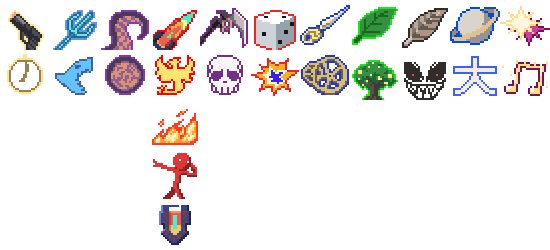
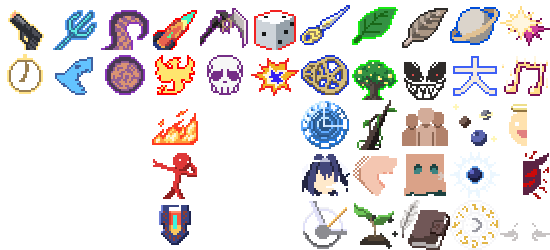
Layered file, before and after one edit (550 × 250). Changes by layer:
added group "Kronii" with 5 layers above "Fauna" over (301, 101, 350, 249)
added layer "-e-kronii-skill-1" in group "Kronii" over (301, 101, 349, 149)
added layer "-e-kronii-skill-2" in group "Kronii" over (302, 154, 350, 196)
added layer "-e-kronii-skill-3" in group "Kronii" over (303, 201, 347, 249)
added group "Fauna" with 5 layers above "Mumei" over (353, 100, 398, 249)
added layer "-e-fauna-skill-1" in group "Fauna" over (357, 100, 397, 150)
added layer "-e-fauna-skill-2" in group "Fauna" over (353, 156, 397, 196)
added layer "-e-fauna-skill-3" in group "Fauna" over (354, 203, 398, 249)
added group "Mumei" with 5 layers above "Sana" over (400, 108, 450, 250)
added layer "-e-mumei-skill-1" in group "Mumei" over (402, 108, 448, 146)
added layer "-e-mumei-skill-2" in group "Mumei" over (404, 154, 446, 196)
added layer "-e-mumei-skill-3" in group "Mumei" over (400, 200, 450, 250)
added group "Sana" with 5 layers above "IRyS" over (450, 104, 500, 250)
added layer "-e-sana-skill-1" in group "Sana" over (453, 104, 497, 146)
added layer "-e-sana-skill-2" in group "Sana" over (450, 152, 500, 198)
added layer "-e-sana-skill-3" in group "Sana" over (450, 200, 500, 250)
added group "IRyS" with 5 layers above "Background" over (500, 104, 550, 241)
added layer "-e-irys-skill-1" in group "IRyS" over (509, 104, 527, 146)
added layer "-e-irys-skill-2" in group "IRyS" over (523, 151, 549, 199)
added layer "-e-irys-skill-3" in group "IRyS" over (500, 223, 550, 241)
